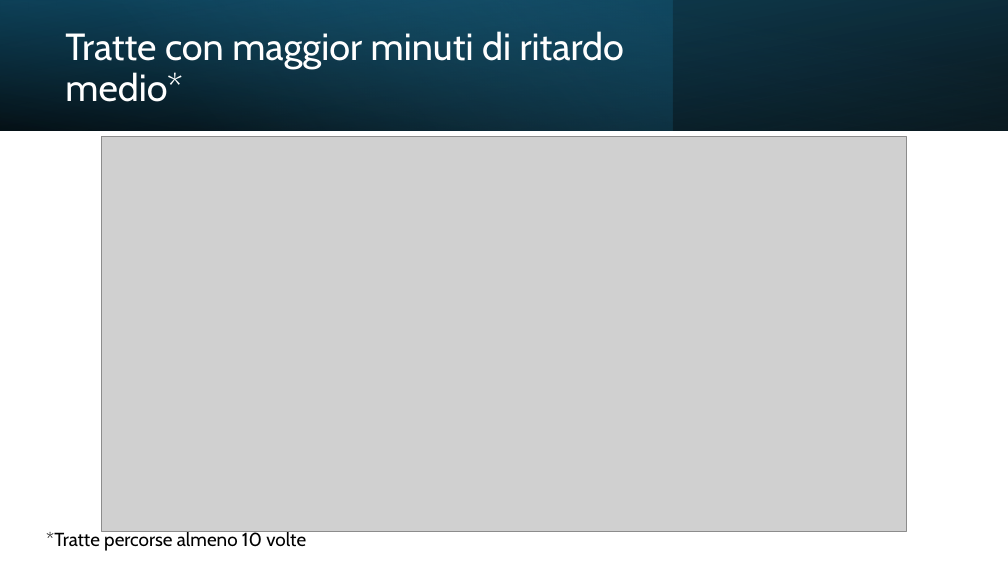
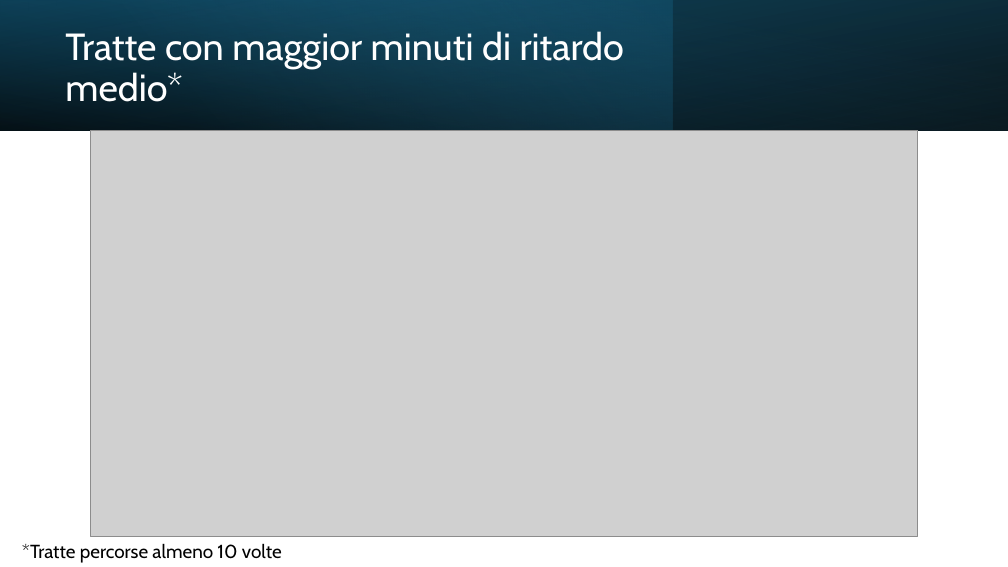
Before and after one commit to AndreaSpolaor/AnalisiTrafficoFerroviario, a slide deck: slide 15 of Analisi del trasporto ferroviario italiano.pptx. Drawn at 1008x567 pixels with LibreOffice and Linux fonts; fonts in the diff are those of the drawing; grey boxes stand for pictures. Boxes give left, top, right and bottom in pixels: in the first picture for what was removed or moved away, otherwise in the second. Text is boxed around its words. In the diff, an @@ line names an element or a change of style, - is before the commit and + after.

```diff
--- a/Analisi del trasporto ferroviario italiano.pptx
+++ b/Analisi del trasporto ferroviario italiano.pptx
@@ picture: place and size @@
-picture at (102, 137, 907, 532)
+picture at (90, 130, 918, 536)
@@ text "*Tratte percorse almeno 10 volte": place and size @@
-text "*Tratte percorse almeno 10 volte" at (46, 530, 306, 551)
+text "*Tratte percorse almeno 10 volte" at (22, 543, 282, 563)
```
Also in this commit, not shown: 8 other slides changed, 1 slide added, 2 other files.
